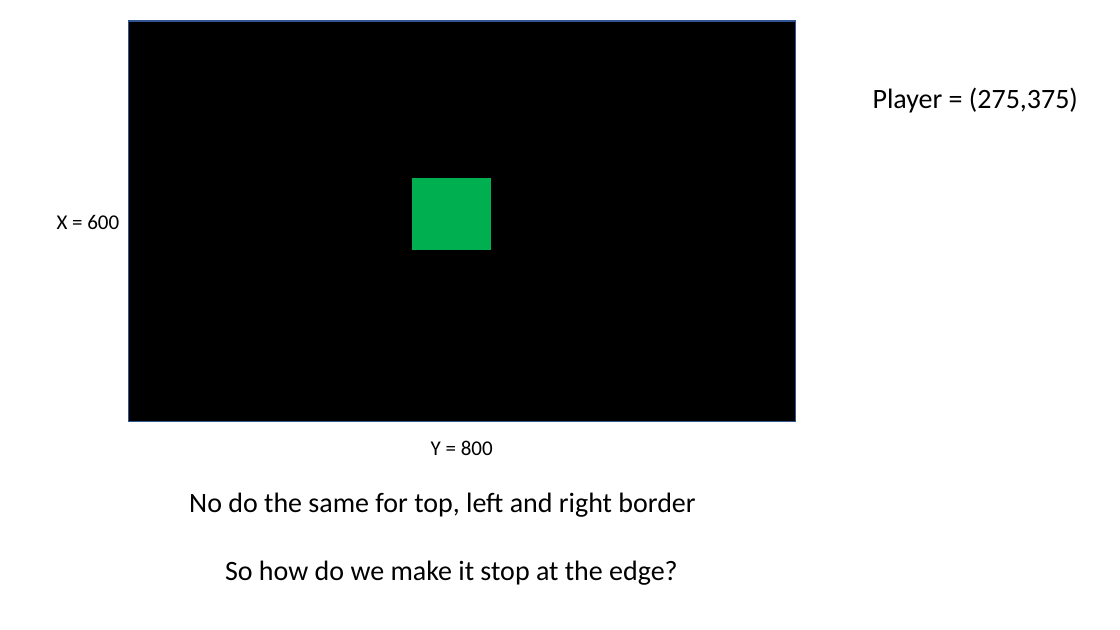
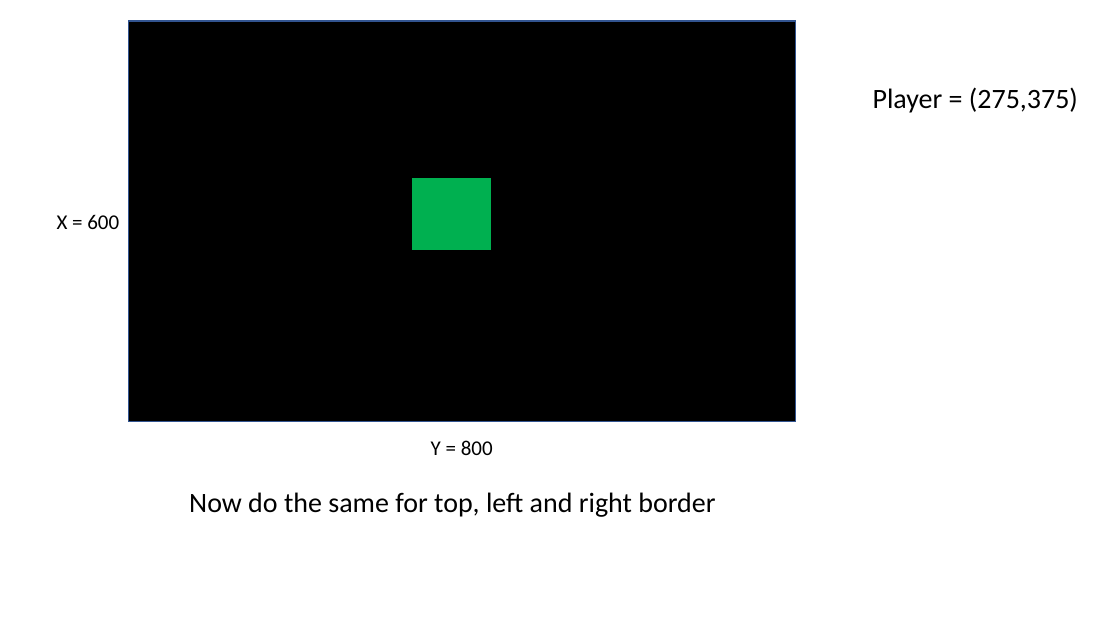
Before and after one commit to JoZonneveld/TCR-python-lessons, a slide deck: slide 20 of Lessons/Jaar 1/Lesson 0 - Game/Building a game.pptx (slide 19 before the commit). Drawn at 1120x630 pixels with LibreOffice and Linux fonts; fonts in the diff are those of the drawing; background and template pictures are left out. Boxes give left, top, right and bottom in pixels: in the first picture for what was removed or moved away, otherwise in the second. Text is boxed around its words. In the diff, an @@ line names an element or a change of style, - is before the commit and + after.

```diff
--- a/Lessons/Jaar 1/Lesson 0 - Game/Building a game.pptx
+++ b/Lessons/Jaar 1/Lesson 0 - Game/Building a game.pptx
@@ text at (x1=189, y1=492, x2=715, y2=517): text changed @@
-No do the same for top, left and right border
+Now do the same for top, left and right border
@@ text removed at (x1=225, y1=560, x2=677, y2=585) @@
-So how do we make it stop at the edge?
```
Also in this commit, not shown: 10 other slides changed, 6 slides added, 1 slide removed.
